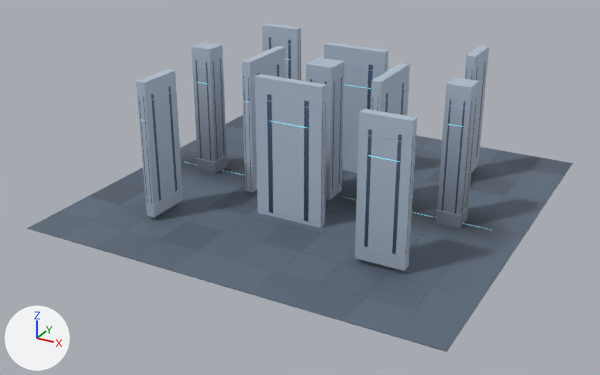
An edit to the glTF model assets/maps/complex/glb/01_world.glb, drawn before and after from the same camera.
Both versions are drawn from a 50 mm camera at (77.6, -152.0, 76.0) aimed at (-2.5, -6.6, 3.3). The axes (+X, +Y, +Z) are drawn at lower left. The lights are the same throughout. The first picture is the older version. Vertices at exactly the same position are counted once.

In view in the first picture: 'world_00_body_nocol', 'world_00_floor_noshadow_nocol', 'world_01_body_nocol', 'world_01_floor_noshadow_nocol', 'world_01_panel_noshadow_nocol', 'world_10_body_nocol', 'world_10_floor_noshadow_nocol', 'world_10_panel_noshadow_nocol', 'world_11_body_nocol', 'world_11_floor_noshadow_nocol', 'world_11_panel_noshadow_nocol' and 5 more.
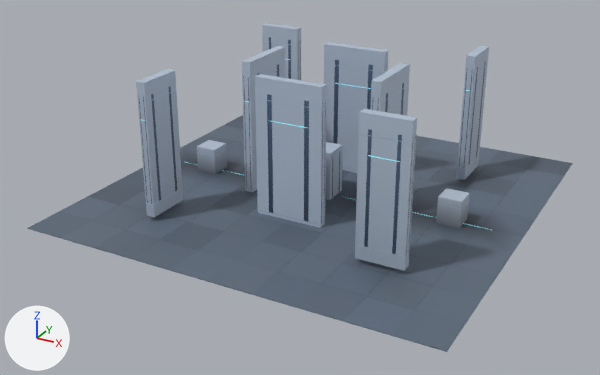
Boxes [x1, y1, x2, y2] around the edits, measured in the pictures (600 x 375 px; the box of a moved part takes in the faces that stretch with it):
'world_11_body_nocol', reshaped
    before: [255, 58, 479, 271]
    after: [255, 63, 469, 271]
'world_01_body_nocol', reshaped
    before: [136, 42, 285, 217]
    after: [136, 46, 285, 217]
'world_11_panel_noshadow_nocol', reshaped (29% narrower)
    before: [267, 77, 477, 254]
    after: [267, 83, 416, 254]
'world_01_panel_noshadow_nocol', reshaped
    before: [139, 59, 279, 204]
    after: [139, 64, 279, 204]
part 1 of me_world_01_body_nocol_mesh, moved or reshaped
    before: [191, 42, 227, 174]
    after: [197, 140, 227, 174]
part 2 of me_world_01_panel_nocol_mesh, deleted
    before: [195, 59, 225, 161]
part 3 of me_world_11_body_nocol_mesh, moved or reshaped
    before: [306, 58, 344, 200]
    after: [325, 142, 343, 200]
part 4 of me_world_11_body_nocol_mesh, moved or reshaped
    before: [436, 77, 479, 228]
    after: [436, 188, 469, 228]
part 5 of me_world_11_panel_nocol_mesh, deleted
    before: [441, 97, 477, 214]
part 6 of me_world_11_panel_nocol_mesh, moved or reshaped
    before: [310, 77, 342, 189]
    after: [332, 152, 340, 197]

Edits to the bpy script that builds the scene:
```text
Change me_world_01_body_nocol_mesh:
    where me_world_01_body_nocol_mesh.from_pydata(...)  # 24 vertices, 36 faces; spans x -32.5..-14.0, y -30.0..7.5, z -2.5..29.9
    used by ob_world_01_body_nocol; location = (0.0, 0.0, 0.0)
    before: 16 (-27.5, -2.5, 29.9) at pixel (209, 49), 17 (-27.5, 2.5, 29.9) at pixel (222, 44), 20 (-32.5, 2.5, 29.9) at pixel (204, 42), 21 (-32.5, -2.5, 29.9) at pixel (191, 46)
    me_world_01_body_nocol_mesh part 1
    add for i in [16, 17, 20, 21]: me_world_01_body_nocol_mesh.vertices[i].co += Vector((0.0, 0.0, -23.9))
Change me_world_01_panel_nocol_mesh:
    used by ob_world_01_panel_noshadow_nocol; location = (0.0, 0.0, 0.0)
    remove me_world_01_panel_nocol_mesh.from_pydata(...)  # 192 vertices, 288 faces; spans x -32.5..-14.0, y -30.0..7.5, z 0.7..27.0
    add me_world_01_panel_nocol_mesh.from_pydata(...)  # 128 vertices, 192 faces; spans x -26.0..-14.0, y -30.0..7.5, z 0.7..27.0
    me_world_01_panel_nocol_mesh part 2: 8 loose pieces with 64 vertices, spanning x -32.5..-27.5, y -2.5..2.5, z 3.0..26.9, are deleted
Change me_world_11_body_nocol_mesh:
    where me_world_11_body_nocol_mesh.from_pydata(...)  # 40 vertices, 60 faces; spans x -7.5..32.5, y -26.0..7.5, z -2.5..29.9
    used by ob_world_11_body_nocol; location = (0.0, 0.0, 0.0)
    before: 0 (3.0, -3.0, 29.9) at pixel (331, 67), 1 (3.0, 3.0, 29.9) at pixel (344, 61), 4 (-3.0, 3.0, 29.9) at pixel (319, 57), 5 (-3.0, -3.0, 29.9) at pixel (305, 64)
    before: 32 (32.5, -2.5, 29.9) at pixel (471, 87), 33 (32.5, 2.5, 29.9) at pixel (479, 80), 36 (27.5, 2.5, 29.9) at pixel (454, 77), 37 (27.5, -2.5, 29.9) at pixel (446, 83)
    me_world_11_body_nocol_mesh part 3
    add for i in [0, 1, 4, 5]: me_world_11_body_nocol_mesh.vertices[i].co += Vector((0.0, 0.0, -18.9))
    me_world_11_body_nocol_mesh part 4
    add for i in [32, 33, 36, 37]: me_world_11_body_nocol_mesh.vertices[i].co += Vector((0.0, 0.0, -23.9))
Change me_world_11_panel_nocol_mesh:
    used by ob_world_11_panel_noshadow_nocol; location = (0.0, 0.0, 0.0)
    remove me_world_11_panel_nocol_mesh.from_pydata(...)  # 320 vertices, 480 faces; spans x -7.5..32.5, y -26.0..7.5, z 0.7..27.0
    add me_world_11_panel_nocol_mesh.from_pydata(...)  # 256 vertices, 384 faces; spans x -7.5..30.0, y -26.0..7.5, z 0.2..27.0
    me_world_11_panel_nocol_mesh part 5: 8 loose pieces with 64 vertices, spanning x 27.5..32.5, y -2.5..2.5, z 3.0..26.9, are deleted
    me_world_11_panel_nocol_mesh part 6: 32 vertices moved from x -3.0..3.0, y -3.0..3.0, z 2.1 to x -3.0..3.0, y -3.0..3.0, z 0.2; 32 vertices removed from x -3.0..3.0, y -3.0..3.0, z 26.8; 32 vertices added at x -3.0..3.0, y -3.0..3.0, z 9.8
```
